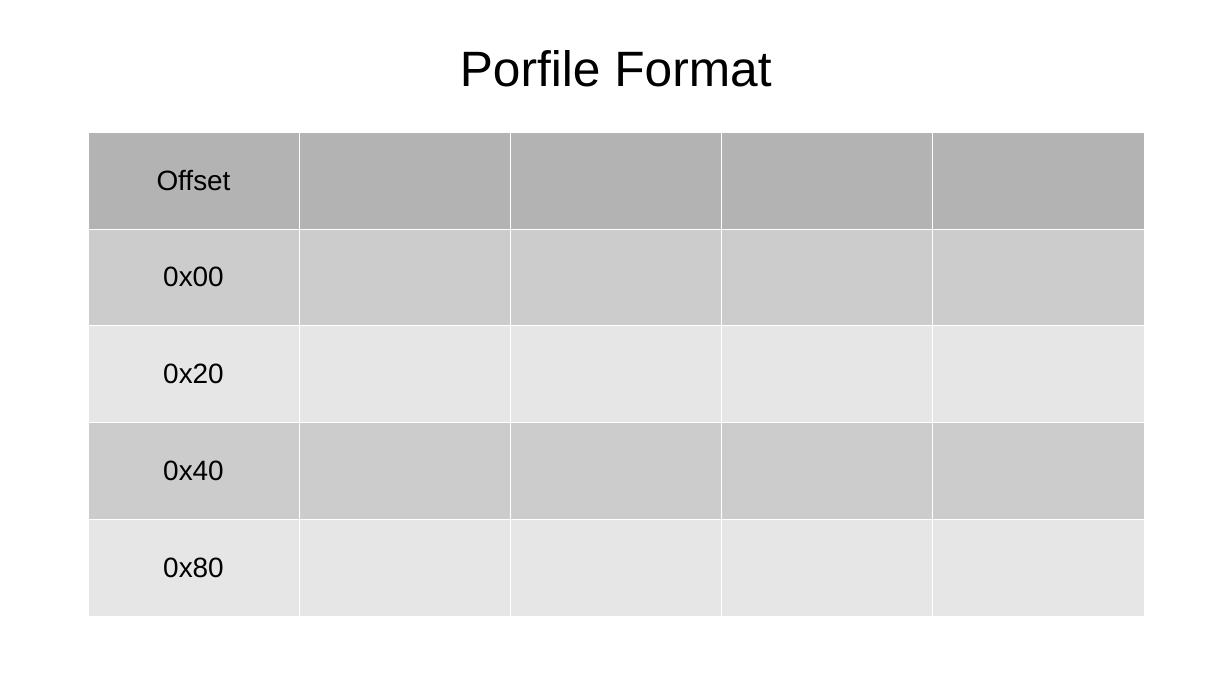
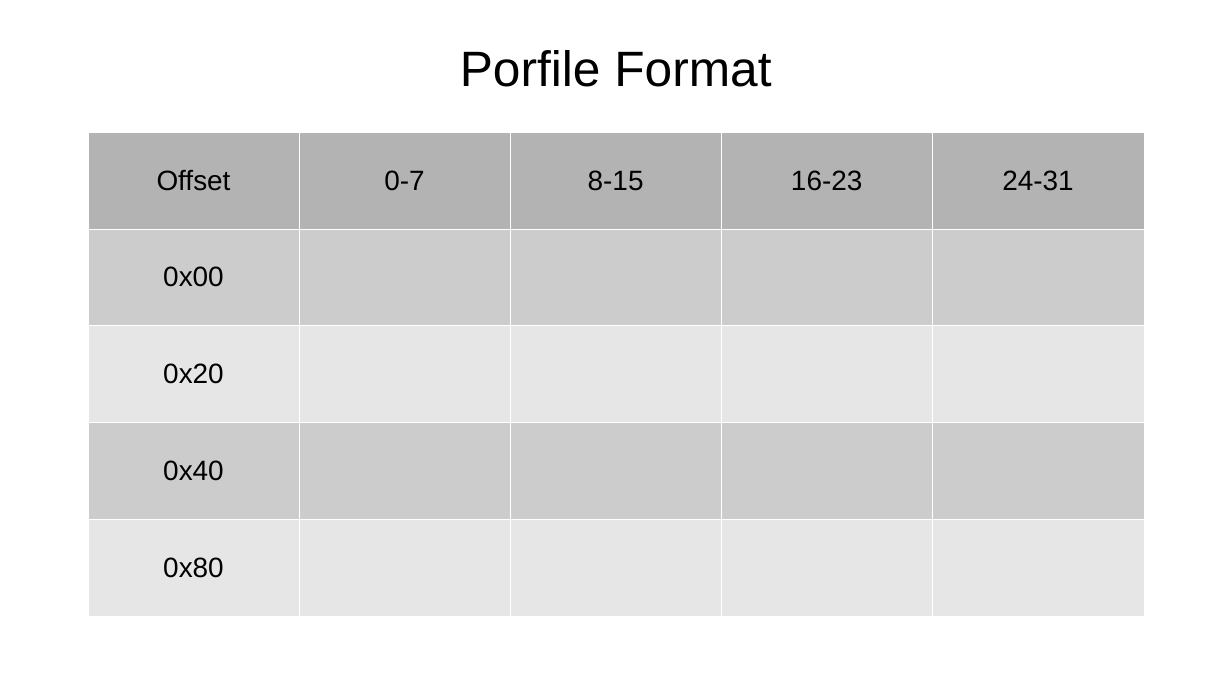
Before and after one commit to tomjpsun/obsidianVaults, a slide deck: slide 5 of DM9051A OTP 燒錄專案/8051A OTP GUI.odp. Drawn at 1232x693 pixels with LibreOffice and Linux fonts; fonts in the diff are those of the drawing. Boxes give left, top, right and bottom in pixels: in the first picture for what was removed or moved away, otherwise in the second. Text is boxed around its words. In the diff, an @@ line names an element or a change of style, - is before the commit and + after.

Commit message:
vault backup: 2023-12-15 09:01:22
Affected files:
DM9051A OTP 燒錄專案/.~lock.8051A OTP GUI.odp#
DM9051A OTP 燒錄專案/8051A OTP GUI.odp

```diff
--- a/DM9051A OTP 燒錄專案/8051A OTP GUI.odp
+++ b/DM9051A OTP 燒錄專案/8051A OTP GUI.odp
@@ table at (88,132,1145,616) @@
-row 1: Offset |  |  |  | 
+row 1: Offset | 0-7 | 8-15 | 16-23 | 24-31
```
Also in this commit, not shown: 1 other file.
